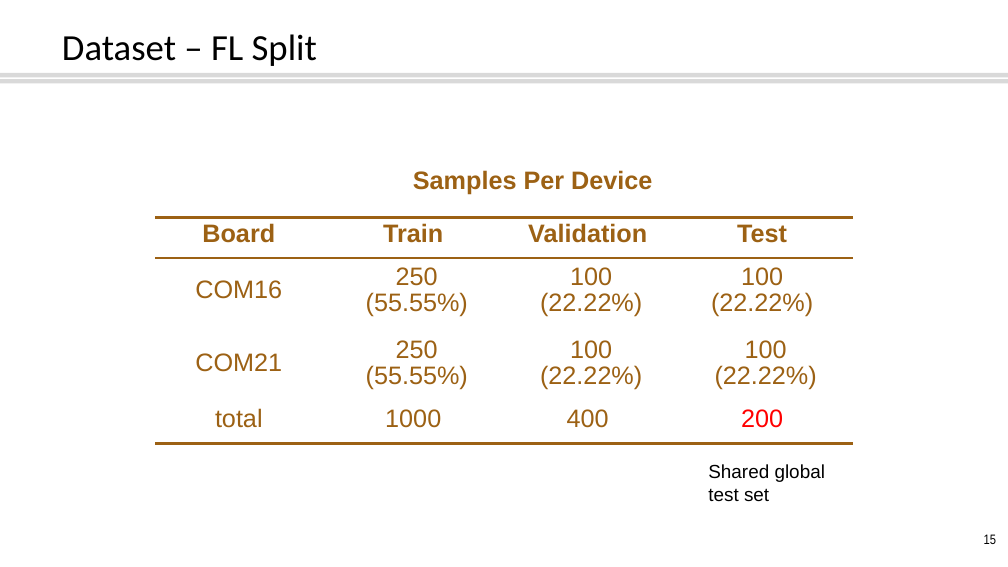
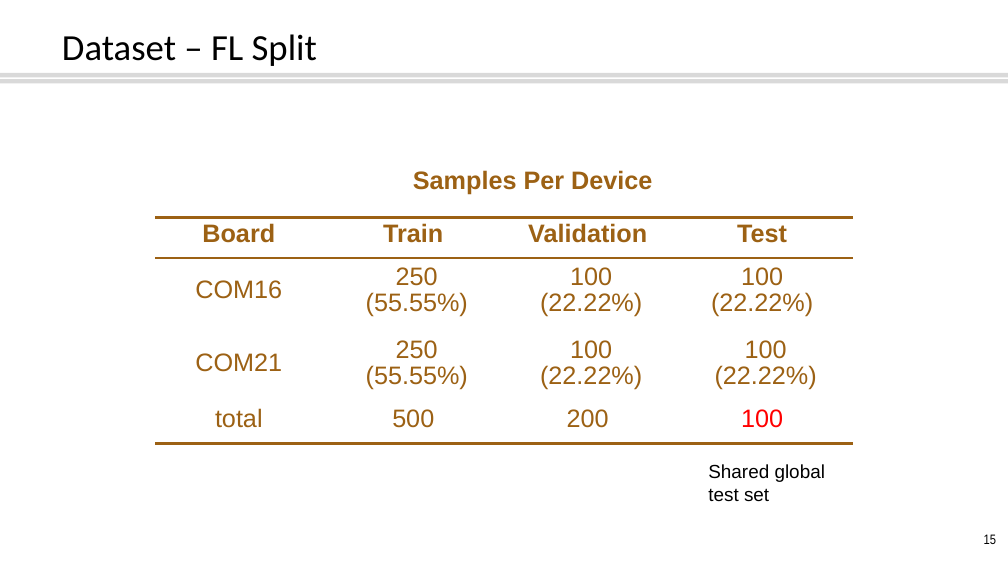
Before and after one commit to aliphys/EITP40_Project_Ali_Yingshuo, a slide deck: slide 15 of Slides.pptx. Drawn at 1008x567 pixels with LibreOffice and Linux fonts; fonts in the diff are those of the drawing; background and template pictures are left out. Boxes give left, top, right and bottom in pixels: in the first picture for what was removed or moved away, otherwise in the second. Text is boxed around its words. In the diff, an @@ line names an element or a change of style, - is before the commit and + after.

```diff
--- a/Slides.pptx
+++ b/Slides.pptx
@@ table at [155,218,854,444] @@
-row 4: total | 1000 | 400 | 200
+row 4: total | 500 | 200 | 100
```
Also in this commit, not shown: 6 other files.
